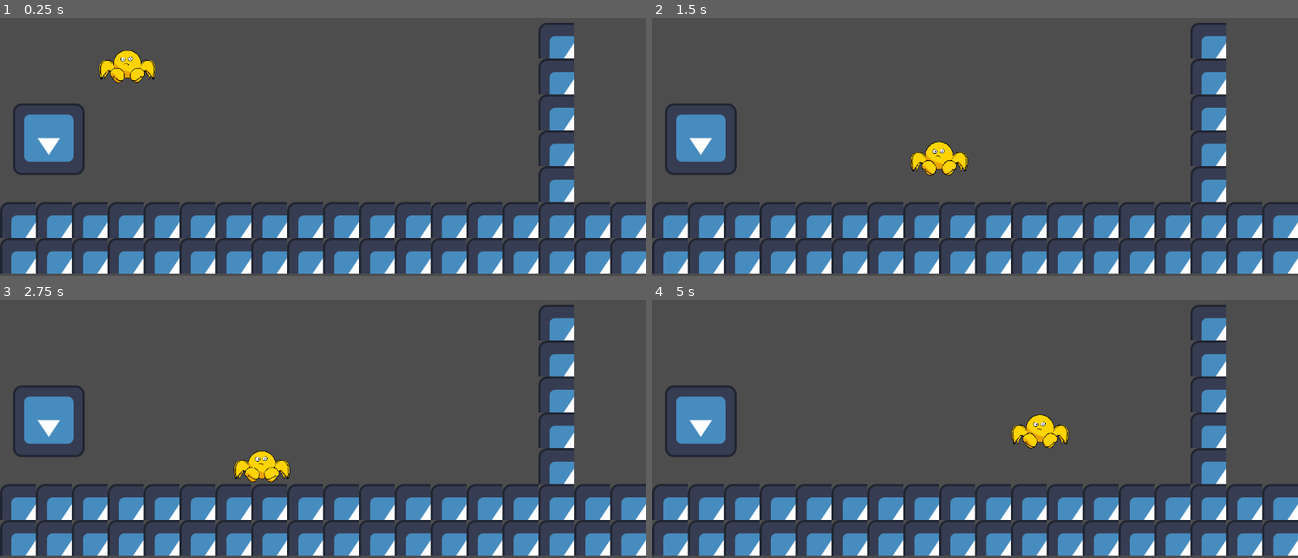
Above: before the commit, frames 1-4 (two rows, left to right).
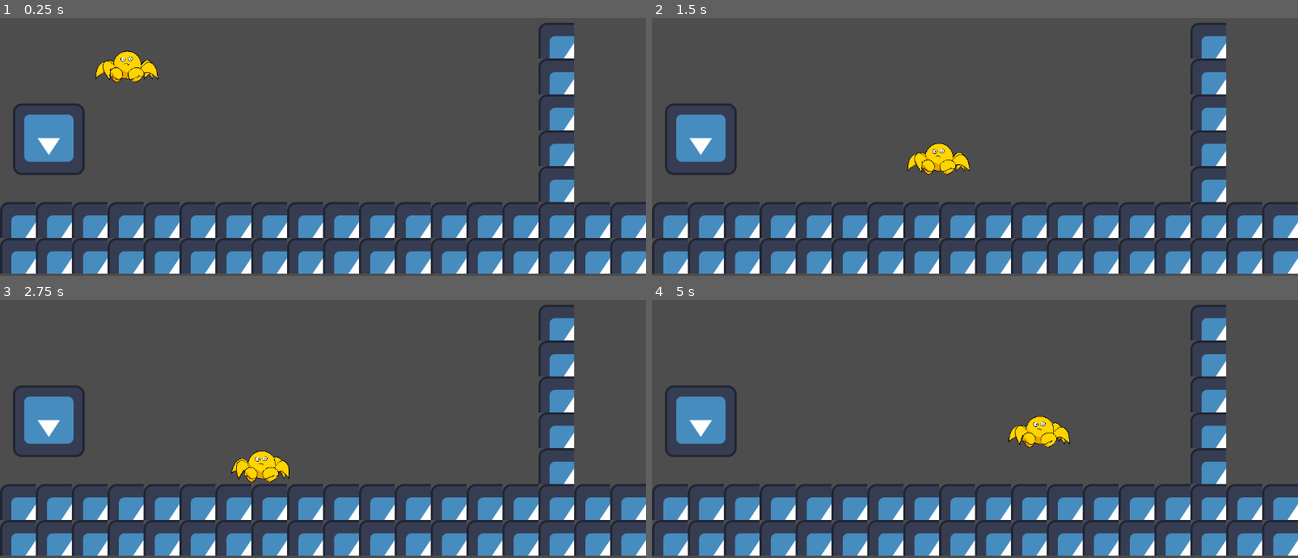
Above: after the commit, the same moments.

Repository: Will-Cupa/curvy-blast
Game: Godot game, scene res://scenes/tutoriel.tscn
The game is run twice, just before and just after one commit, with the same random seed, the same clock (stepped at 60 frames per second) and the same inputs. The engine's default icon, where the game draws it, is replaced by a stand-in: a white triangle on a blue panel in a dark square.
Inputs:
- Up to frame 1 (0.25 s): no input
- Up to frame 2 (1.5 s): tap Enter (ui_accept) at 0.5, 1.35 s; hold Enter (ui_accept) 0.53-1.28 s; hold Right (ui_right) from 0.53 s (still down)
- Up to frame 3 (2.75 s): tap Enter (ui_accept) at 1.52, 1.82 s; release Right (ui_right) at 2.03 s; hold Left (ui_left) from 2.03 s (still down); hold Enter (ui_accept) from 2.03 s (still down)
- Up to frame 4 (5 s): release Left (ui_left) at 2.78 s; release Enter (ui_accept) at 2.78 s; hold Right (ui_right) 2.78-4.28 s; tap Enter (ui_accept) at 2.85, 3.02, 3.32, 4.35, 4.52, 4.82 s; hold Enter (ui_accept) 3.53-4.28 s; hold Left (ui_left) from 4.28 s (still down)

The runs differ from the first frame. In frame 1, 0.3% of the frame differs, in the area x 14-25%, y 12-26%; in frame 2, 0.4%, in the area x 39-50%, y 47-62%; in frame 3, 0.3%; in frame 4, 0.4%.

Commit message:
patch des annimations du personnage

Diff:
--- a/curvy-blast-the-game/project.godot
+++ b/curvy-blast-the-game/project.godot
@@ -12,7 +12,7 @@
 
 config/name="Curvy blast the game"
 run/main_scene="res://scenes/tutoriel.tscn"
-config/features=PackedStringArray("4.3", "Forward Plus")
+config/features=PackedStringArray("4.2", "Forward Plus")
 config/icon="res://assets/icon.svg"
 
 [dotnet]
--- a/curvy-blast-the-game/scenes/player.tscn
+++ b/curvy-blast-the-game/scenes/player.tscn
@@ -151,8 +151,7 @@
 scale = Vector2(0.150463, 0.150463)
 sprite_frames = SubResource("SpriteFrames_ro566")
 animation = &"walk"
-frame = 1
-frame_progress = 0.856157
+frame_progress = 0.022361
 
 [node name="Sprite2D" type="Sprite2D" parent="."]
 z_index = 1
--- a/curvy-blast-the-game/scenes/tutoriel.tscn
+++ b/curvy-blast-the-game/scenes/tutoriel.tscn
@@ -8,11 +8,19 @@
 texture = ExtResource("1_dnt8h")
 texture_region_size = Vector2i(64, 64)
 0:0/0 = 0
+0:0/0/physics_layer_0/linear_velocity = Vector2(0, 0)
+0:0/0/physics_layer_0/angular_velocity = 0.0
 0:0/0/physics_layer_0/polygon_0/points = PackedVector2Array(-32, -32, 32, -32, 32, 32, -32, 32)
 1:0/0 = 0
+1:0/0/physics_layer_0/linear_velocity = Vector2(0, 0)
+1:0/0/physics_layer_0/angular_velocity = 0.0
 1:0/0/physics_layer_0/polygon_0/points = PackedVector2Array(-32, -32, 32, -32, 32, 32, -32, 32)
 0:1/0 = 0
+0:1/0/physics_layer_0/linear_velocity = Vector2(0, 0)
+0:1/0/physics_layer_0/angular_velocity = 0.0
 1:1/0 = 0
+1:1/0/physics_layer_0/linear_velocity = Vector2(0, 0)
+1:1/0/physics_layer_0/angular_velocity = 0.0
 
 [sub_resource type="TileSet" id="TileSet_ssfd8"]
 tile_size = Vector2i(64, 64)
--- a/curvy-blast-the-game/scripts/player.gd
+++ b/curvy-blast-the-game/scripts/player.gd
@@ -62,33 +62,57 @@
 	if (collision):
 		canoned = false
 
-func _physics_process(delta):
-
+func animationGestion():
 	if(inCanon):
 		animation.play("inCanon")
 
 	elif(canoned):
-		applyCanonMov(delta)
 		animation.play("enVol")
 
 	else:
-		animation.play("idle")
+		if is_on_floor():
+			if Input.is_action_pressed("ui_left"):
+				animation.play("walk")
+			elif Input.is_action_pressed("ui_right"):
+				animation.play_backwards("walk")
+			else:
+				animation.play("idle")
 
+		else:
+			if velocity.y < 0:
+				animation.play("jump")
+			else:
+				animation.play("fall")
+
+
+
+
+
+func _physics_process(delta):
+
+	animationGestion()
+
+	if(inCanon):
+		pass
+
+	elif(canoned):
+		applyCanonMov(delta)
+
+	else:
 		# Add the gravity.
 		if not is_on_floor():
 			velocity.y += gravity * delta
-			animation.play("fall")
+
 		# Handle jump.
 		if Input.is_action_just_pressed("ui_accept") and is_on_floor():
 			velocity.y = JUMP_VELOCITY
-			animation.play("jump")
 
 		# Get the input direction and handle the movement/deceleration.
 		# As good practice, you should replace UI actions with custom gameplay actions.
 		var direction = Input.get_axis("ui_left", "ui_right")
 		if direction:
 			velocity.x = direction * SPEED
-			animation.play("jump")
+
 			if(direction < 0):animation.flip_v
 		else:
 			velocity.x = move_toward(velocity.x, 0, SPEED)
